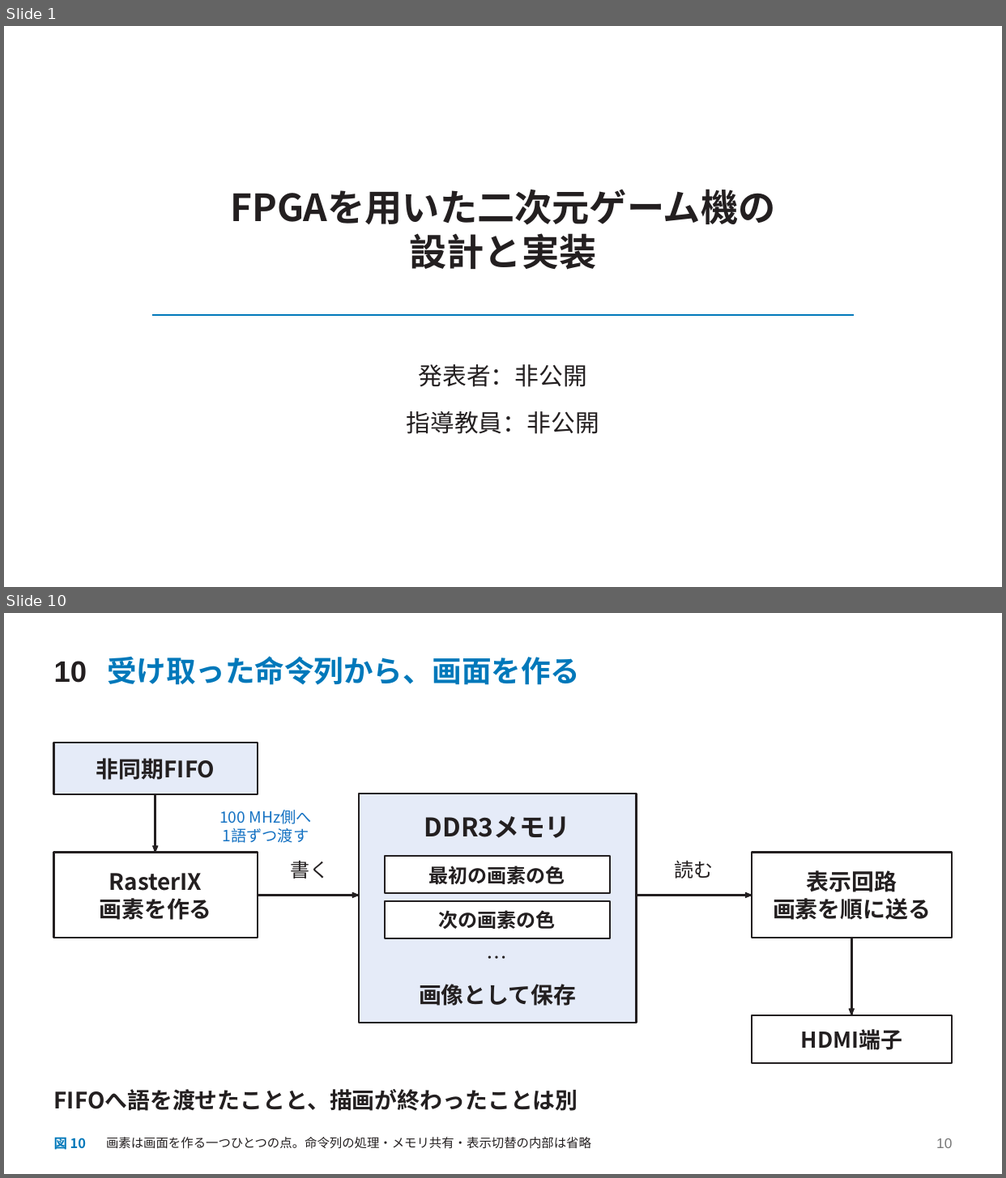
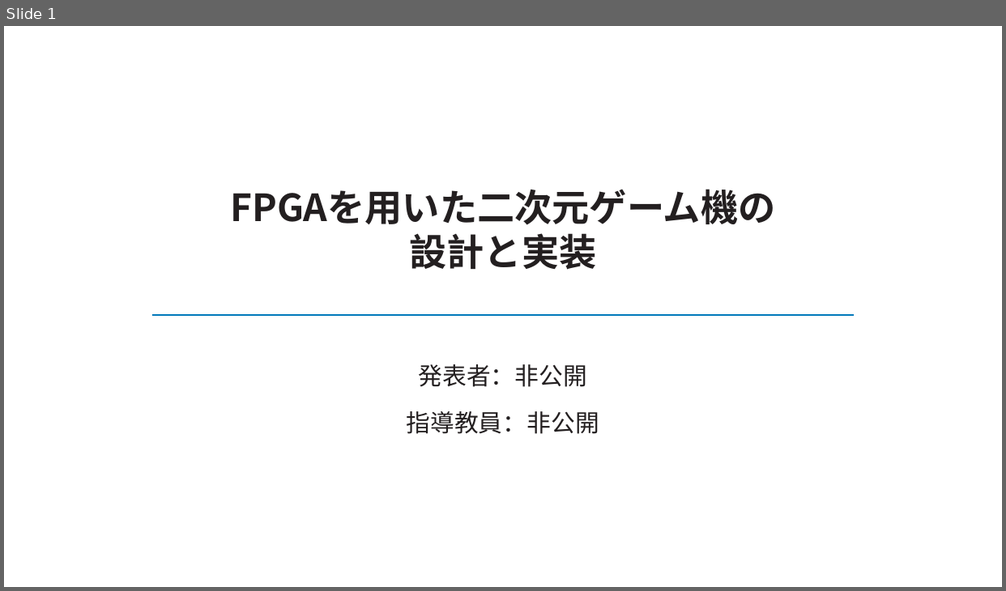
Before and after one commit to SoshiroFujimori/wally-game-console-research, a slide deck: docs/presentation/中間発表_主要事項.pptx. Shown one above the other, each under a label of ours: slides 1 and 10 before the commit, slide 1 after it; the slides between them are not shown. The pictures are 1006x1178 and 1006x591 pixels, drawn with LibreOffice and Linux fonts; fonts in the diff are those of the drawing. Boxes give left, top, right and bottom in pixels: in the first picture for what was removed or moved away, otherwise in the second. Text is boxed around its words. In the diff, an @@ line names an element or a change of style, - is before the commit and + after.

```diff
--- a/docs/presentation/中間発表_主要事項.pptx
+++ b/docs/presentation/中間発表_主要事項.pptx
@@ slide 10 removed at (x1=4, y1=613, x2=1002, y2=1174), background #FFFFFF @@
@@ text removed at (x1=54, y1=661, x2=87, y2=683) @@
-10
@@ text removed at (x1=107, y1=656, x2=580, y2=685) @@
-受け取った命令列から、画面を作る
@@ rectangle removed at (x1=54, y1=743, x2=258, y2=795) @@
@@ text removed at (x1=96, y1=758, x2=215, y2=780) @@
-非同期FIFO
@@ freeform shape removed at (x1=155, y1=795, x2=156, y2=853) @@
@@ rectangle removed at (x1=359, y1=794, x2=637, y2=1023) @@
@@ text removed at (x1=219, y1=810, x2=311, y2=843) @@
-100 MHz側へ
-1語ずつ渡す
@@ text removed at (x1=424, y1=816, x2=571, y2=838) @@
-DDR3メモリ
@@ rectangle removed at (x1=54, y1=853, x2=258, y2=939) @@
@@ freeform shape removed at (x1=153, y1=845, x2=158, y2=852) @@
@@ rectangle removed at (x1=752, y1=853, x2=953, y2=939) @@
@@ text removed at (x1=99, y1=873, x2=211, y2=920) @@
-RasterIX
-画素を作る
@@ text removed at (x1=290, y1=860, x2=329, y2=879) @@
-書く
@@ rectangle removed at (x1=385, y1=856, x2=610, y2=894) @@
@@ text removed at (x1=429, y1=866, x2=565, y2=884) @@
-最初の画素の色
@@ text removed at (x1=675, y1=860, x2=714, y2=879) @@
-読む
@@ text removed at (x1=773, y1=871, x2=931, y2=920) @@
-表示回路
-画素を順に送る
@@ freeform shape removed at (x1=258, y1=895, x2=359, y2=896) @@
@@ freeform shape removed at (x1=353, y1=893, x2=359, y2=898) @@
@@ rectangle removed at (x1=385, y1=901, x2=610, y2=939) @@
@@ freeform shape removed at (x1=637, y1=895, x2=752, y2=896) @@
@@ freeform shape removed at (x1=746, y1=893, x2=752, y2=898) @@
@@ text removed at (x1=439, y1=910, x2=556, y2=929) @@
-次の画素の色
@@ text removed at (x1=385, y1=944, x2=610, y2=971) @@
-…
@@ freeform shape removed at (x1=851, y1=938, x2=852, y2=1015) @@
@@ text removed at (x1=419, y1=984, x2=576, y2=1006) @@
-画像として保存
@@ rectangle removed at (x1=752, y1=1016, x2=953, y2=1064) @@
@@ freeform shape removed at (x1=849, y1=1009, x2=854, y2=1015) @@
@@ text removed at (x1=801, y1=1029, x2=902, y2=1050) @@
-HDMI端子
@@ text removed at (x1=54, y1=1089, x2=578, y2=1111) @@
-FIFOへ語を渡せたことと、描画が終わったことは別
@@ text removed at (x1=54, y1=1135, x2=86, y2=1152) @@
-図 10
@@ text removed at (x1=106, y1=1137, x2=591, y2=1149) @@
-画素は画面を作る一つひとつの点。命令列の処理・メモリ共有・表示切替の内部は省略
@@ text removed at (x1=936, y1=1139, x2=952, y2=1148) @@
-10
```
Also in this commit, not shown: 3 slides changed, 7 slides added, 8 other slides removed, 19 other files.
